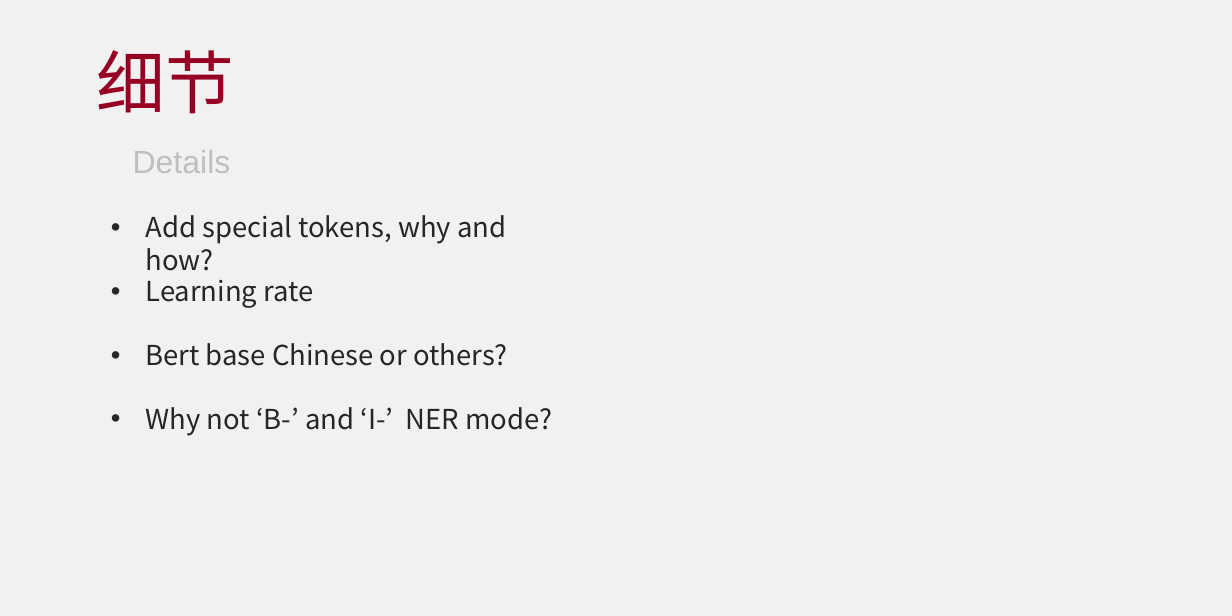
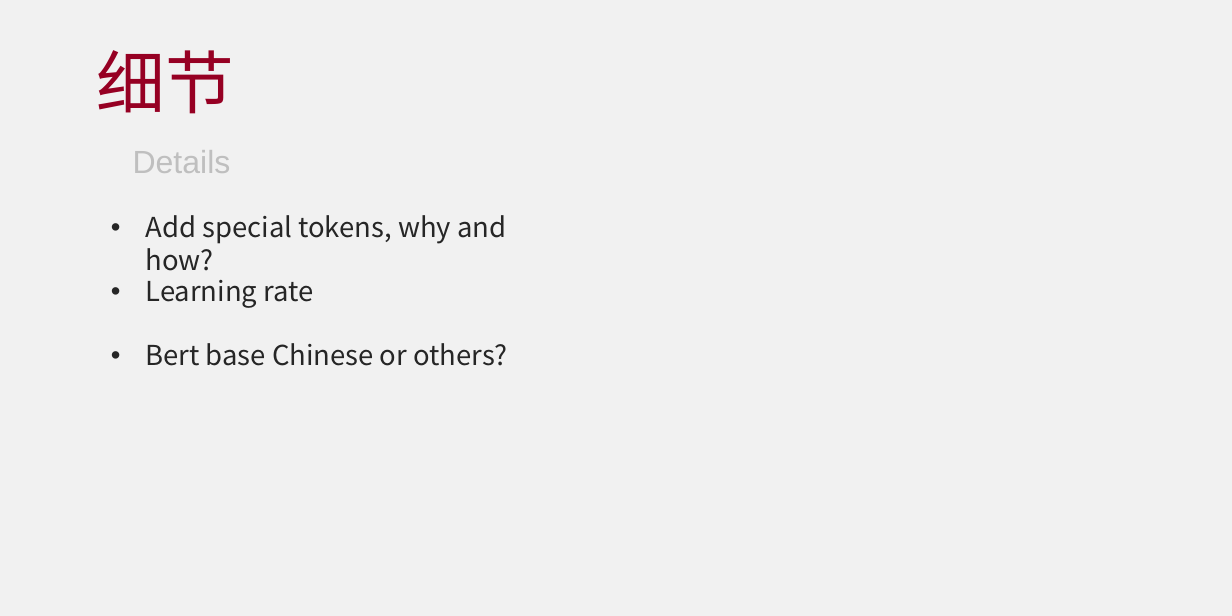
Before and after one commit to HourunLi/CCKS2022, a slide deck: slide 15 of Report.pptx. Drawn at 1232x616 pixels with LibreOffice and Linux fonts; fonts in the diff are those of the drawing. Boxes give left, top, right and bottom in pixels: in the first picture for what was removed or moved away, otherwise in the second. Text is boxed around its words. In the diff, an @@ line names an element or a change of style, - is before the commit and + after.

```diff
--- a/Report.pptx
+++ b/Report.pptx
@@ text removed at bbox=[146, 407, 552, 436] @@
-• Why not ‘B-’ and ‘I-’ NER mode?
```
Also in this commit, not shown: 6 other slides changed, 1 other file.
